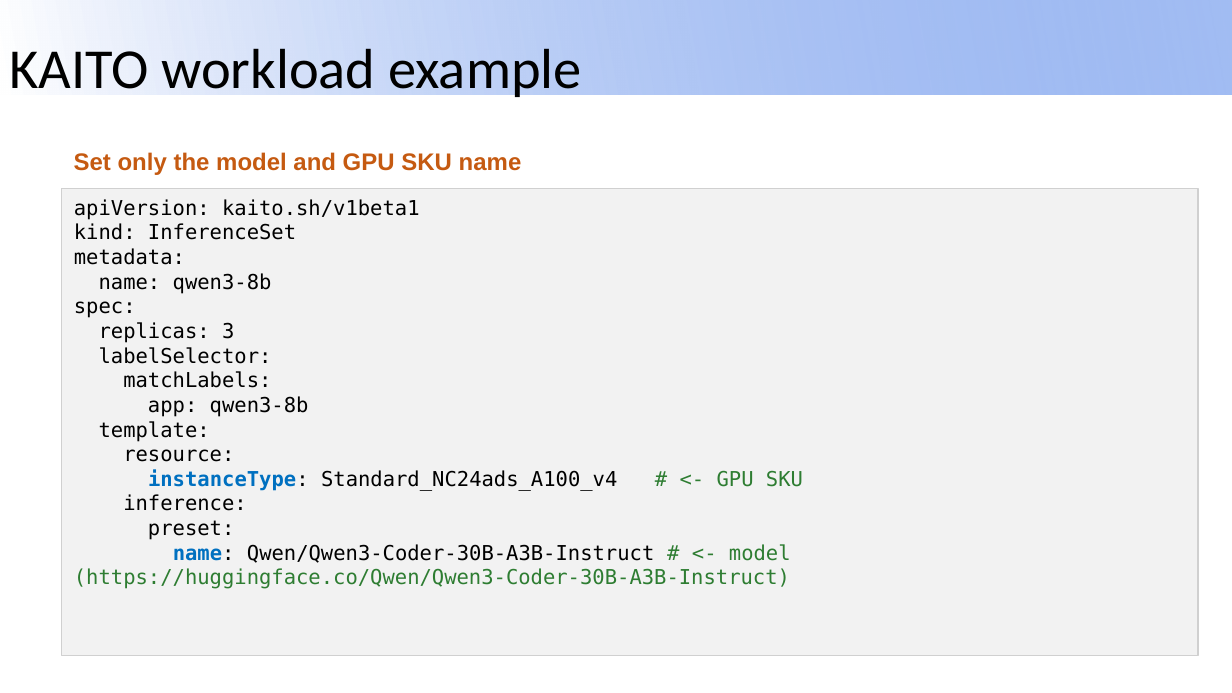
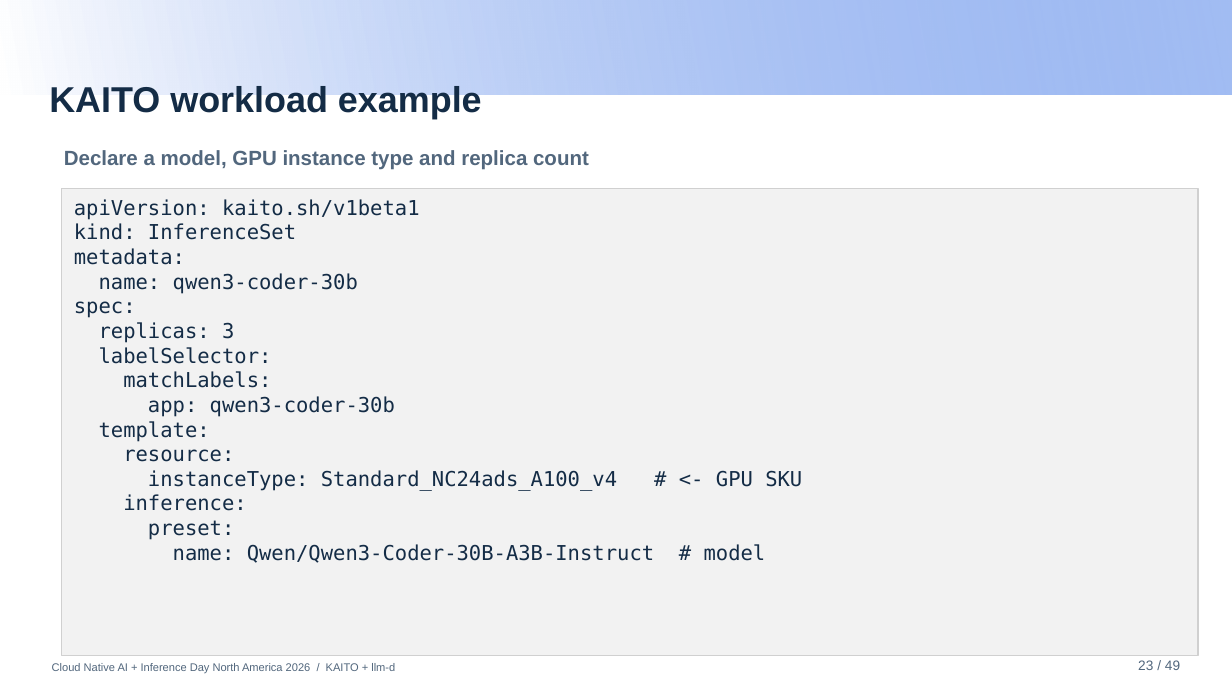
Before and after one commit to andyzhangx/demo, a slide deck: slide 23 of llm/pd-disaggregation/kubecon-na-2026-pd-disaggregation-kaito-llmd.pptx. Drawn at 1232x693 pixels with LibreOffice and Linux fonts; fonts in the diff are those of the drawing; background and template pictures are left out. Boxes give left, top, right and bottom in pixels: in the first picture for what was removed or moved away, otherwise in the second. Text is boxed around its words. In the diff, an @@ line names an element or a change of style, - is before the commit and + after.

```diff
--- a/llm/pd-disaggregation/kubecon-na-2026-pd-disaggregation-kaito-llmd.pptx
+++ b/llm/pd-disaggregation/kubecon-na-2026-pd-disaggregation-kaito-llmd.pptx
@@ title "KAITO workload example": place and size @@
-title "KAITO workload example" at (9,48,581,102)
+title "KAITO workload example" at (49,86,482,119)
@@ title "KAITO workload example" at (49,86,482,119): size 33 to 21 pt, font Calibri to Arial, text colour #000000 to #142C46, bold on @@
@@ text at (64,150,589,170): text changed; size 14 to 12 pt; text colour #C55A11 to #52677D @@
-Set only the model and GPU SKU name
+Declare a model, GPU instance type and replica count
@@ text in rectangle at (74,199,802,563): text changed; text colour #000000 to #142C46 @@
-apiVersion: kaito.sh/v1beta1
-kind: InferenceSet
-metadata:
-name: qwen3-8b
-spec:
-replicas: 3
-labelSelector:
-matchLabels:
-app: qwen3-8b
-template:
-resource:
-instanceType: Standard_NC24ads_A100_v4 # <- GPU SKU
-inference:
-preset:
-name: Qwen/Qwen3-Coder-30B-A3B-Instruct # <- model (https://huggingface.co/Qwen/Qwen3-Coder-30B-A3B-Instruct)
+apiVersion: kaito.sh/v1beta1
+kind: InferenceSet
+metadata:
+name: qwen3-coder-30b
+spec:
+replicas: 3
+labelSelector:
+matchLabels:
+app: qwen3-coder-30b
+template:
+resource:
+instanceType: Standard_NC24ads_A100_v4 # <- GPU SKU
+inference:
+preset:
+name: Qwen/Qwen3-Coder-30B-A3B-Instruct # model
@@ text added at (52,663,395,673), 6.5 pt, text #52677D @@
+Cloud Native AI + Inference Day North America 2026 / KAITO + llm-d
@@ text added at (1138,660,1180,670), 8 pt, text #52677D @@
+23 / 49
```
Also in this commit, not shown: 40 other slides changed, 7 slides added, 7 slides removed.
